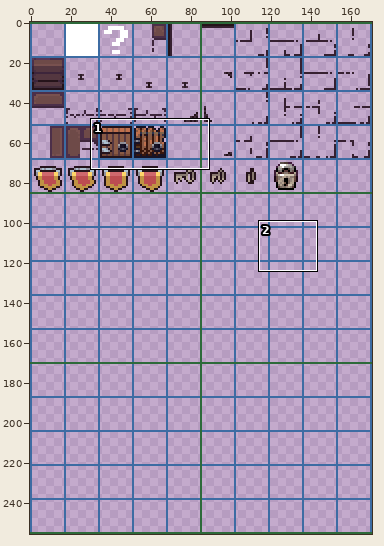
Sprite sheet: LuckNGold/Resources/Fonts/PixelDungeon.png. The first picture is a wide view before the edit; the outline marks the close-up.
Close-up. Earlier state:
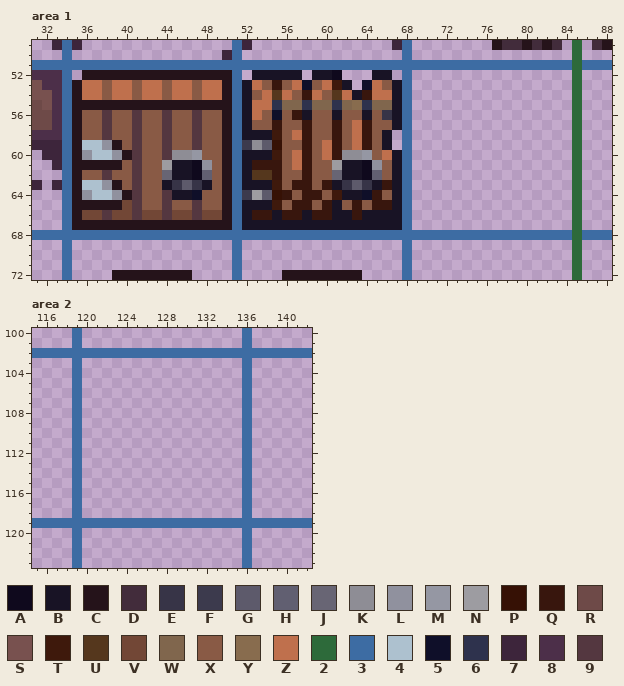
The file is 171x256 pixels. Colours within 5 levels of each other are drawn and written as one. Shown: area 1: x 31..88, y 49..72; area 2: x 115..142, y 100..123.
Palette (. is transparent): A #0f091d  B #181325  C #25131a  D #422c3b  E #373447  F #3c3a4d  G #5d5a6b  H #615f71  J #686574  K #8e8d95  L #90919e  M #9597a3  N #9d9ca1  P #361105  Q #38160d  R #6e4a48  S #78514f  T #3e190c  U #55371d  V #724736  W #80664d  X #895a45  Y #886c4e  Z #bf704d  2 #2d6a3a  3 #3d6ca3  4 #adc1cf  5 #0f0f29  6 #2e324d  7 #3d253b  8 #4c2f49  9 #543740
Pixels before, area 1, first column x 31:
49 ..737...............37..............73........CDDCDCD.2.DC
50 ...3...............73................3................2...
51 3333333333333333333333333333333333333333333333333333332333
52 8883.CCCCCCCCCCCCCCC3.BBBBB.BBA...BB.3................2...
53 S883CZZXZZXZZXZZXZZC3BZXQXZ5XZTB.5ZXB3................2...
54 SS83CZZXZZXZZXZZXZZC3BXZUZXQZXUZBQZZB3................2...
55 RS83CCCCCCCCCCCCCCCC3BZZ6WW6WW6WY6WWB3................2...
56 RR83CXX9XX9XX9XX9XXC3BZX5XQBXXBXXBXEB3................2...
57 RR83CXX9XX9XX9XX9XXC3BXXQXXQXXQXZQXXB3................2...
58 8883CXX9XX9XX9XX9XXC3BBBTXZQXXQXZQXB.3................2...
59 7773C44LCX9XX9XX9XXC3FKGPXXQXZQXZQXB.3................2...
60 .773CL44LC9XX9KKMXXC3BBBTXZQXZQKKMXZB3................2...
61 ..73CCCCCX9XXNBBALXC3BQQQXZQXXNBBALXB3................2...
62 ...3CXX9XX9XXJBBAHXC3BUUQXXQXXJBBAHXB3................2...
63 7.73C44LCX9XXBEGEBXC3BBBTXQQXQBEGEBQB3................2...
64 ...3CL44LC9XX9BB5XXC3FNGPQXQQXTBB5QXB3................2...
65 ...3CCCCCV9XX9XX9XXC3BBBTXQQXQBXQXQQB3................2...
66 ...3CVV9VV9VV9VV9VVC3BQQBQQBQQBBQBBBB3................2...
67 ...3CCCCCCCCCCCCCCCC3BBBBBBBBBBBBBBBB3................2...
68 3333333333333333333333333333333333333333333333333333332333
69 ...3................3................3................2...
70 ...3................3................3................2...
71 ...3................3................3................2...
72 ...3....CCCCCCCC....3....CCCCCCCC....3................2...
Pixels before, area 2, first column x 115:
100 ....3................3......
101 ....3................3......
102 3333333333333333333333333333
103 ....3................3......
104 ....3................3......
105 ....3................3......
106 ....3................3......
107 ....3................3......
108 ....3................3......
109 ....3................3......
110 ....3................3......
111 ....3................3......
112 ....3................3......
113 ....3................3......
114 ....3................3......
115 ....3................3......
116 ....3................3......
117 ....3................3......
118 ....3................3......
119 3333333333333333333333333333
120 ....3................3......
121 ....3................3......
122 ....3................3......
123 ....3................3......
After:
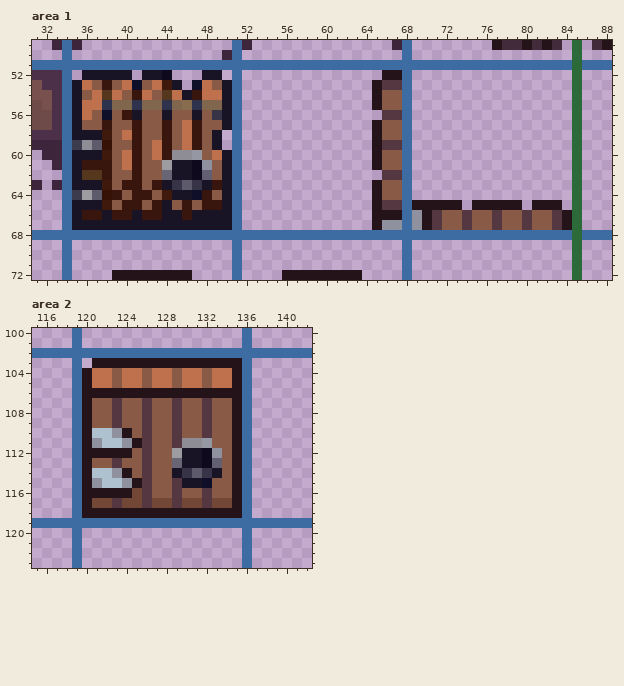
The exact change:
Area 1:
y 52: x 36..50 CCCCCCCCCCCCCCC -> BBBBB.BBA...BB.; x 53..57 BBBBB -> .....; x 59..61 BBA -> ...; x 65..67 BB. -> .CC
y 53: x 35 C -> B; x 37..39 ZXZ -> XQX; x 41..42 XZ -> 5X; x 44..47 XZZX -> TB.5; x 49..50 ZC -> XB; x 52..62 BZXQXZ5XZTB -> ...........; x 64..67 5ZXB -> .C99
y 54: x 35..36 CZ -> BX; x 38 X -> U; x 40..41 ZX -> XQ; x 43..44 ZX -> XU; x 46..47 ZX -> BQ; x 50 C -> B; x 52..67 BXZUZXQZXUZBQZZB -> .............CXX
y 55: x 35..50 CCCCCCCCCCCCCCCC -> BZZ6WW6WW6WY6WWB; x 52..67 BZZ6WW6WW6WY6WWB -> .............CXX
y 56: x 35..36 CX -> BZ; x 38 9 -> 5; x 40..41 X9 -> QB; x 44 9 -> B; x 47 9 -> B; x 49..50 XC -> EB; x 52..67 BZX5XQBXXBXXBXEB -> ..............99
y 57: x 35 C -> B; x 38 9 -> Q; x 41 9 -> Q; x 44 9 -> Q; x 46..47 X9 -> ZQ; x 50 C -> B; x 52..65 BXXQXXQXXQXZQX -> .............C; x 67 B -> X
y 58: x 35..38 CXX9 -> BBBT; x 40..41 X9 -> ZQ; x 44 9 -> Q; x 46..47 X9 -> ZQ; x 49..50 XC -> B.; x 52..67 BBBTXZQXXQXZQXB. -> .............CXX
y 59: x 35..39 C44LC -> FKGPX; x 41 9 -> Q; x 43..44 X9 -> ZQ; x 46..47 X9 -> ZQ; x 49..50 XC -> B.; x 52..67 FKGPXXQXZQXZQXB. -> .............C99
y 60: x 35..41 CL44LC9 -> BBBTXZQ; x 43..44 X9 -> ZQ; x 49..50 XC -> ZB; x 52..67 BBBTXZQXZQKKMXZB -> .............CXX
y 61: x 35..41 CCCCCX9 -> BQQQXZQ; x 50 C -> B; x 52..65 BQQQXZQXXNBBAL -> .............C; x 67 B -> X
y 62: x 35..38 CXX9 -> BUUQ; x 41 9 -> Q; x 50 C -> B; x 52..67 BUUQXXQXXJBBAHXB -> ..............99
y 63: x 35..41 C44LCX9 -> BBBTXQQ; x 43 X -> Q; x 49..50 XC -> QB; x 52..67 BBBTXQQXQBEGEBQB -> .............CXX
y 64: x 35..42 CL44LC9X -> FNGPQXQQ; x 44 9 -> T; x 48 X -> Q; x 50 C -> B; x 52..65 FNGPQXQQXTBB5Q -> .............C; x 67 B -> X
y 65: x 35..41 CCCCCV9 -> BBBTXQQ; x 43..44 X9 -> QB; x 46..50 X9XXC -> QXQQB; x 52..67 BBBTXQQXQBXQXQQB -> .............C99; x 69..73 ..... -> CCCCC; x 75..79 ..... -> CCCCC; x 81..83 ... -> CCC
y 66: x 35..50 CVV9VV9VV9VV9VVC -> BQQBQQBQQBBQBBBB; x 52..67 BQQBQQBQQBBQBBBB -> .............CCC; x 69..84 ................ -> LC9XX9XX9XX9XX9C
y 67: x 35..50 CCCCCCCCCCCCCCCC -> BBBBBBBBBBBBBBBB; x 52..67 BBBBBBBBBBBBBBBB -> .............CLL; x 69..84 ................ -> LC9XX9XX9XX9XX9C
Area 2:
y 103: x 121..135 ............... -> CCCCCCCCCCCCCCC
y 104..105: x 120..135 ................ -> CZZXZZXZZXZZXZZC
y 106: x 120..135 ................ -> CCCCCCCCCCCCCCCC
y 107..109: x 120..135 ................ -> CXX9XX9XX9XX9XXC
y 110: x 120..135 ................ -> C44LCX9XX9XX9XXC
y 111: x 120..135 ................ -> CL44LC9XX9KKMXXC
y 112: x 120..135 ................ -> CCCCCX9XXNBBALXC
y 113: x 120..135 ................ -> CXX9XX9XXJBBAHXC
y 114: x 120..135 ................ -> C44LCX9XXBEGEBXC
y 115: x 120..135 ................ -> CL44LC9XX9BB5XXC
y 116: x 120..135 ................ -> CCCCCV9XX9XX9XXC
y 117: x 120..135 ................ -> CVV9VV9VV9VV9VVC
y 118: x 120..135 ................ -> CCCCCCCCCCCCCCCC
